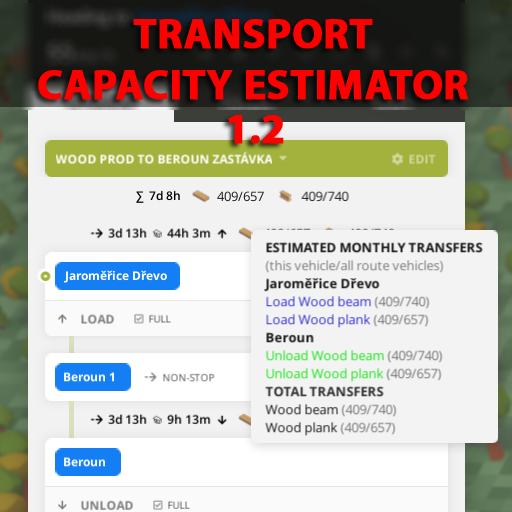
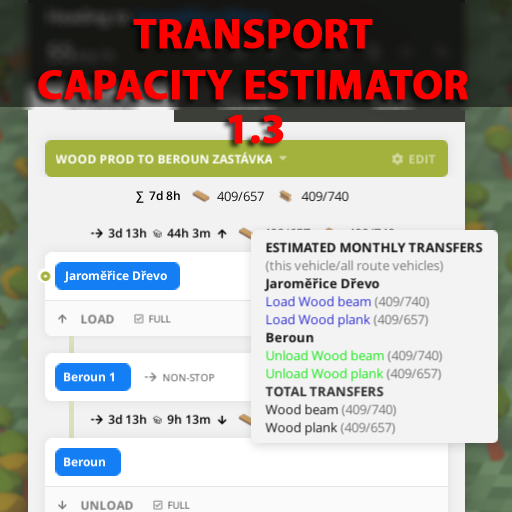
Comparing the layer stacks of the two (512, 512) images. Changes:
renamed "1.2" to "1.3", painted on it over (256, 115, 284, 144)
